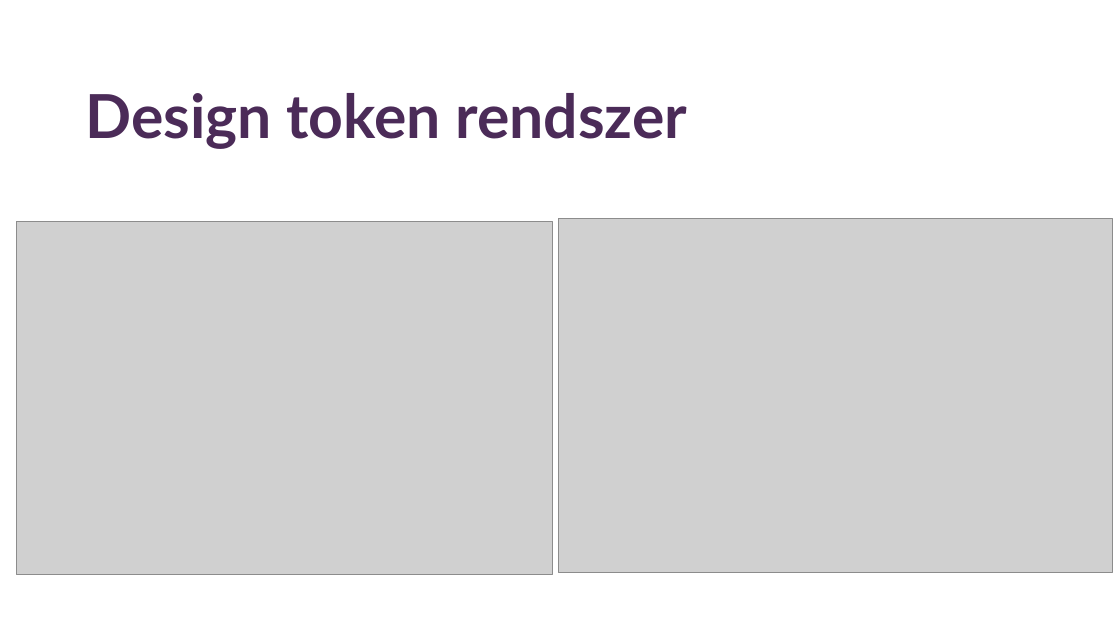
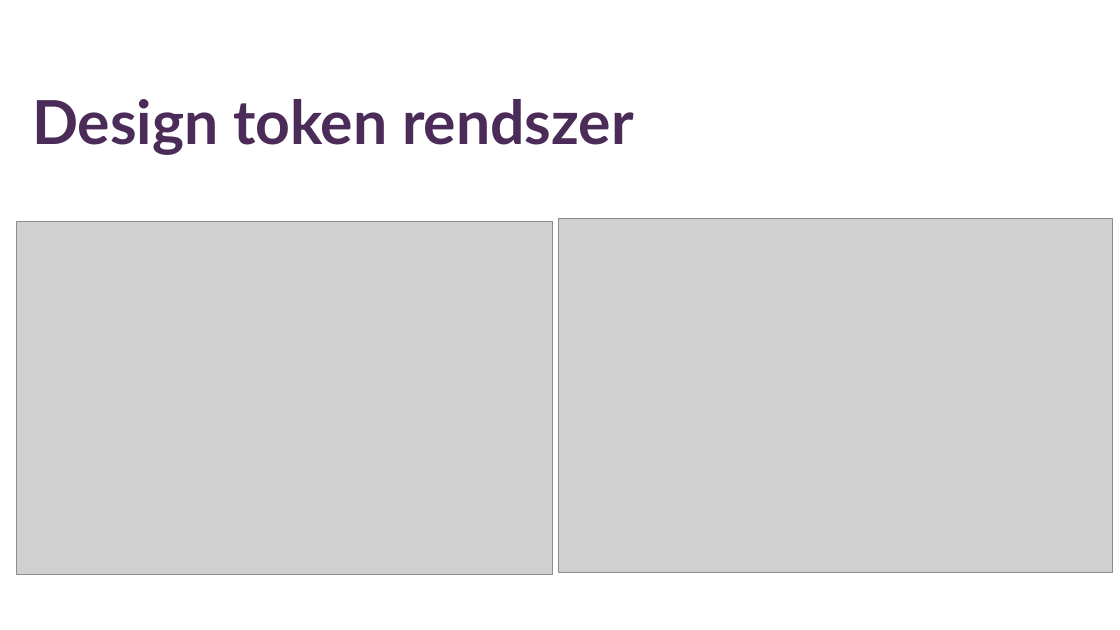
Before and after one commit to szabrokkoli/tattoolink, a slide deck: slide 2 of docs/tattoolink.pptx. Drawn at 1120x630 pixels with LibreOffice and Linux fonts; fonts in the diff are those of the drawing; grey boxes stand for pictures. Boxes give left, top, right and bottom in pixels: in the first picture for what was removed or moved away, otherwise in the second. Text is boxed around its words. In the diff, an @@ line names an element or a change of style, - is before the commit and + after.

```diff
--- a/docs/tattoolink.pptx
+++ b/docs/tattoolink.pptx
@@ title "Design token rendszer": place and size @@
-title "Design token rendszer" at (85,93,688,149)
+title "Design token rendszer" at (32,99,634,155)
```
Also in this commit, not shown: 1 other slide changed, 3 slides added, 2 slides removed, 34 other files.
